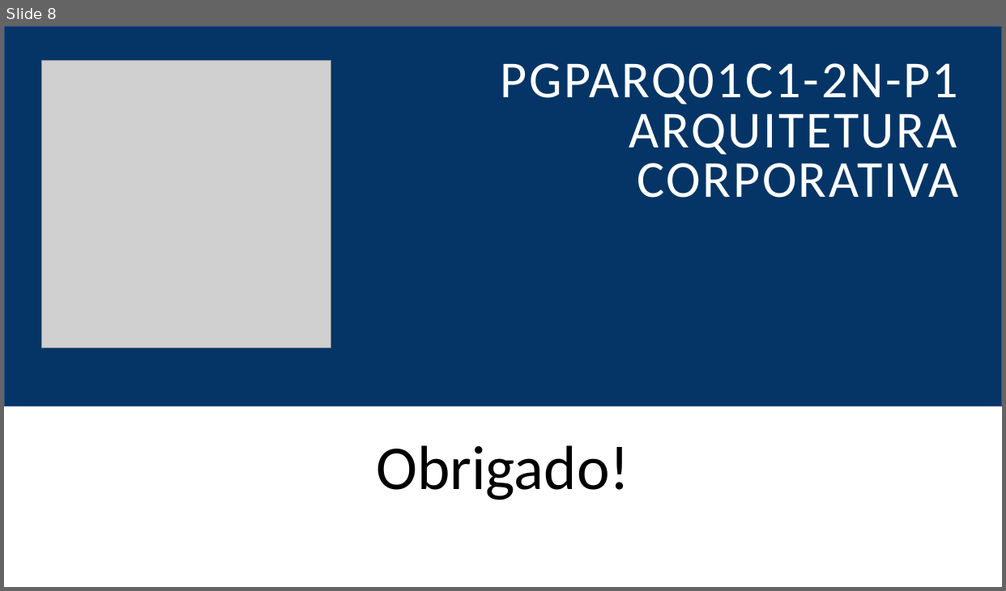
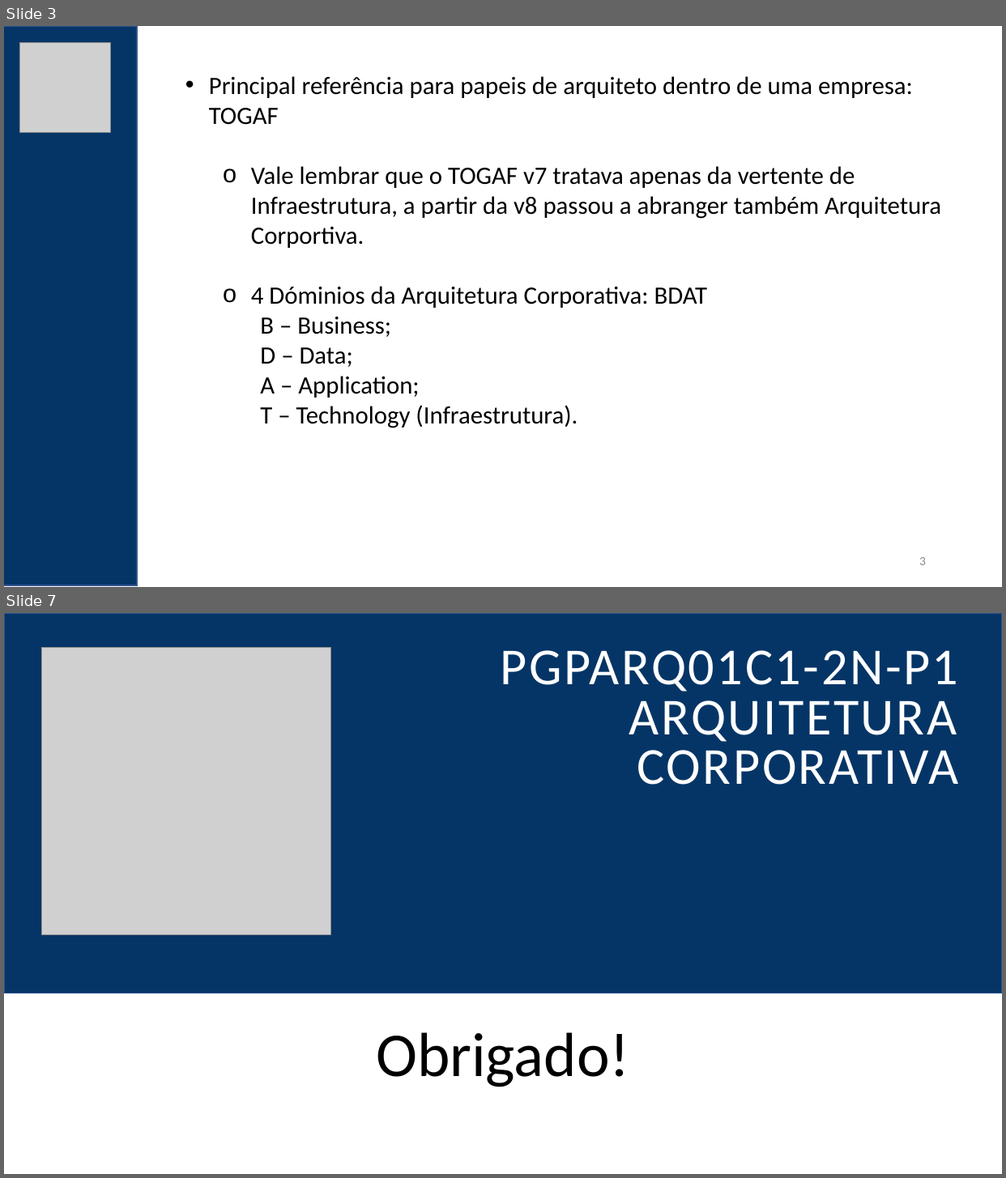
Before and after one commit to felipementel/inefnet-arq-corp, a slide deck: PGPARQ01C1-2N-P1-Arquitetura-Corporativa.pptx. Shown one above the other, each under a label of ours: slide 8 before the commit, slides 3 and 7 after it; the slides between them are not shown. The pictures are 1006x591 and 1006x1178 pixels, drawn with LibreOffice and Linux fonts; fonts in the diff are those of the drawing; grey boxes stand for pictures. Boxes give left, top, right and bottom in pixels: in the first picture for what was removed or moved away, otherwise in the second. Text is boxed around its words. In the diff, an @@ line names an element or a change of style, - is before the commit and + after.

```diff
--- a/PGPARQ01C1-2N-P1-Arquitetura-Corporativa.pptx
+++ b/PGPARQ01C1-2N-P1-Arquitetura-Corporativa.pptx
@@ slide 3 added at (4,26,1002,587), background #FFFFFF @@
@@ rectangle added at (4,26,137,586), fill #053566, outline #325491 1 pt @@
@@ picture added at (19,42,110,132) @@
@@ text added at (209,76,941,429), 24 pt, text #000000 @@
+• Principal referência para papeis de arquiteto dentro de uma empresa: TOGAF
+  o Vale lembrar que o TOGAF v7 tratava apenas da vertente de Infraestrutura, a partir da v8 passou a abranger também Arquitetura Corportiva.
+  o 4 Dóminios da Arquitetura Corporativa: BDAT
+    B – Business;
+    D – Data;
+    A – Application;
+    T – Technology (Infraestrutura).
@@ page number added at (919,557,926,565), 12 pt, text #8C8C8C @@
+3
@@ what was slide 8 is now slide 7 @@
```
Also in this commit, not shown: 1 slide changed, 4 other slides added, 6 slides removed.
